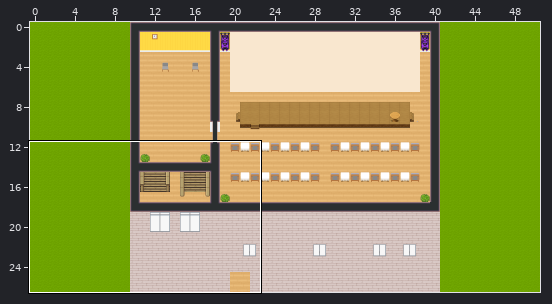
Two versions of a level (Tiled map (JSON), Second.tmj). Above, an overview of the earlier version with the close-up marked.
Close-up. The starting point:
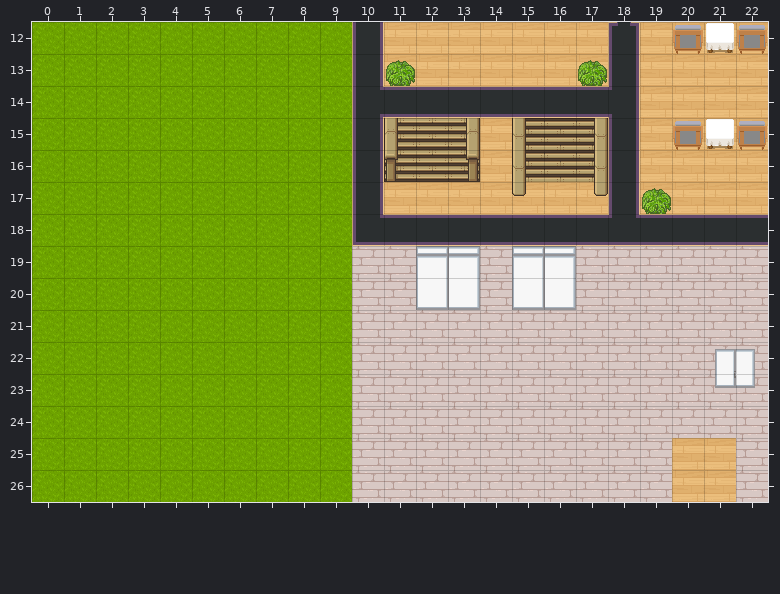
Cells are 32x32 px. Shown: x 0..22, y 12..26. The commit also changed other parts of the map, which this record leaves out. Not drawn, because the pictures are missing: unchanged layers "floor/carpet", "furniture/statue".
And afterwards:
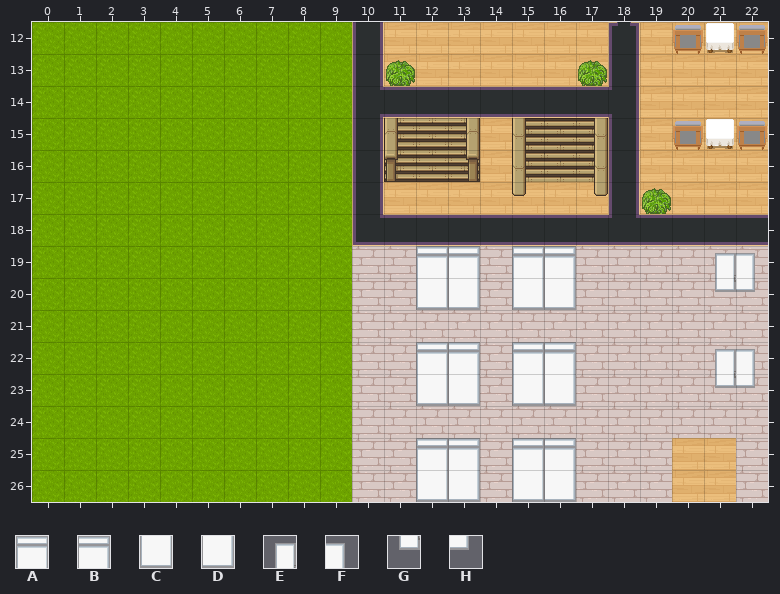
Key: from "WA_Room_Builder": A 732, B 733, C 757, D 758, E 775, F 776, G 800, H 801.
_ is an empty cell.
What changed:
Layer "furniture/window":
y 19: x 21..22 __ -> EF
y 20: x 21..22 __ -> GH
y 22: x 12..13 __ -> AB; x 15..16 __ -> AB
y 23: x 12..13 __ -> CD; x 15..16 __ -> CD
y 25: x 12..13 __ -> AB; x 15..16 __ -> AB
y 26: x 12..13 __ -> CD; x 15..16 __ -> CD
Pixel boxes of the changes (left, top, right, bottom) in both close-ups:
added: (715, 253, 755, 292)
added: (416, 342, 480, 406)
added: (512, 342, 576, 406)
added: (416, 438, 480, 502)
added: (512, 438, 576, 502)
